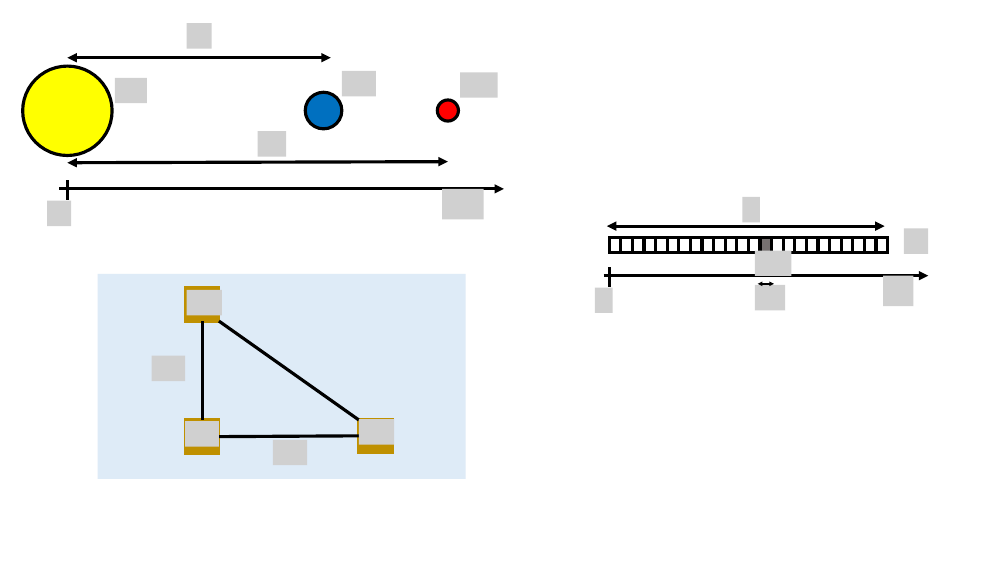
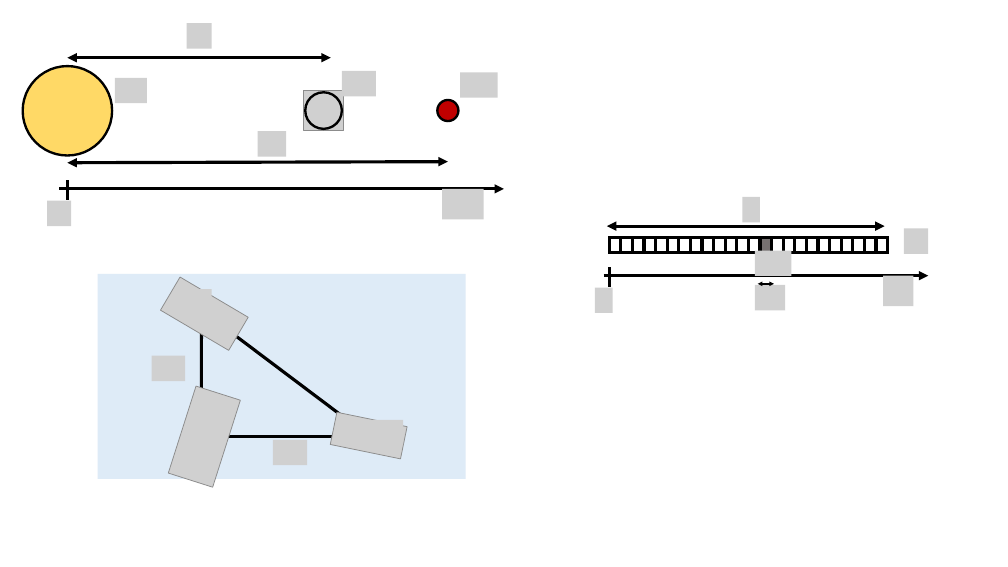
Before and after one commit to OSTP/PhysicsArtofModelling, a slide deck: slide 7 of tex/figures/MomentumAndCM/Figures.pptx. Drawn at 1008x567 pixels with LibreOffice and Linux fonts; fonts in the diff are those of the drawing; grey boxes stand for pictures. Boxes give left, top, right and bottom in pixels: in the first picture for what was removed or moved away, otherwise in the second. Text is boxed around its words. In the diff, an @@ line names an element or a change of style, - is before the commit and + after.

```diff
--- a/tex/figures/MomentumAndCM/Figures.pptx
+++ b/tex/figures/MomentumAndCM/Figures.pptx
@@ ellipse at [23, 66, 112, 155]: fill #FFFF00 to #FFD966; outline #000000 3 pt to #000000 2.25 pt @@
@@ picture added at [304, 91, 344, 131] @@
@@ ellipse at [306, 92, 342, 129]: fill #0070C0 to none; outline #000000 3 pt to #000000 2.25 pt @@
@@ ellipse at [437, 100, 458, 121]: fill #FF0000 to #C00000; outline #000000 3 pt to #000000 2.25 pt @@
@@ picture added at [161, 277, 249, 351] @@
@@ picture: place and size @@
-picture at [187, 290, 222, 315]
+picture at [188, 289, 212, 315]
@@ line moved from (202, 321) - (202, 420) to (201, 310) - (201, 439) @@
@@ line moved from (219, 321) - (359, 420) to (202, 310) - (368, 436) @@
@@ picture added at [168, 386, 241, 488] @@
@@ picture added at [330, 412, 407, 459] @@
@@ group removed at [185, 288, 393, 454]: 3 rectangles, 1 picture @@
@@ picture added at [186, 430, 220, 456] @@
@@ line moved from (219, 437) - (359, 436) to (201, 437) - (371, 437) @@
@@ picture: place and size @@
-picture at [359, 419, 395, 445]
+picture at [368, 420, 404, 445]
```
Also in this commit, not shown: 1 other slide changed, 1 slide added, 1 slide removed, 5 other files.
